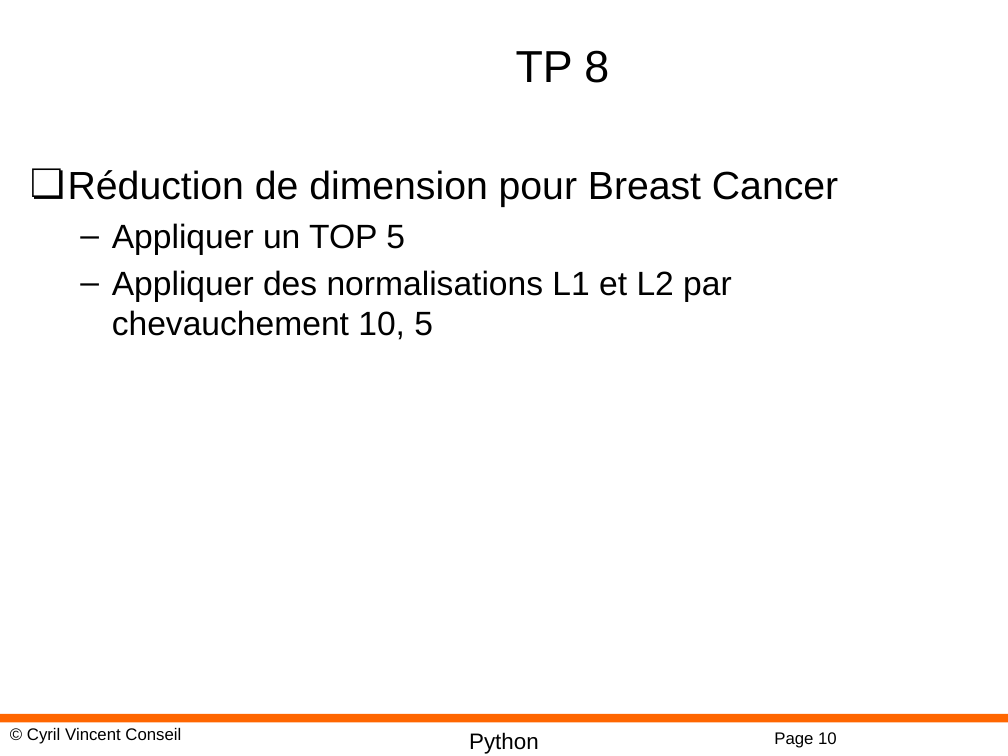
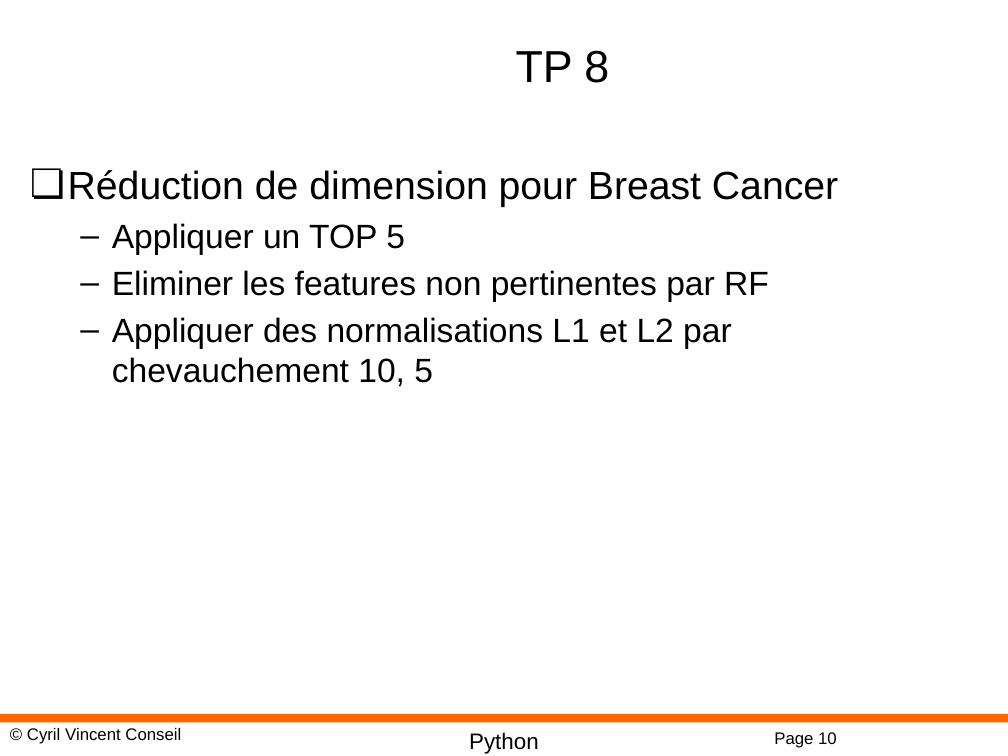
Before and after one commit to cyrilvincent/iot-ai, a slide deck: slide 10 of ppt/IoTAI09-PCA.pptx. Drawn at 1008x756 pixels with LibreOffice and Linux fonts; fonts in the diff are those of the drawing; background and template pictures are left out. Boxes give left, top, right and bottom in pixels: in the first picture for what was removed or moved away, otherwise in the second. Text is boxed around its words. In the diff, an @@ line names an element or a change of style, - is before the commit and + after.

```diff
--- a/ppt/IoTAI09-PCA.pptx
+++ b/ppt/IoTAI09-PCA.pptx
@@ text at [112,270,769,302]: paragraph added @@
+  – Eliminer les features non pertinentes par RF
```
Also in this commit, not shown: 3 other slides changed, 23 other files.
